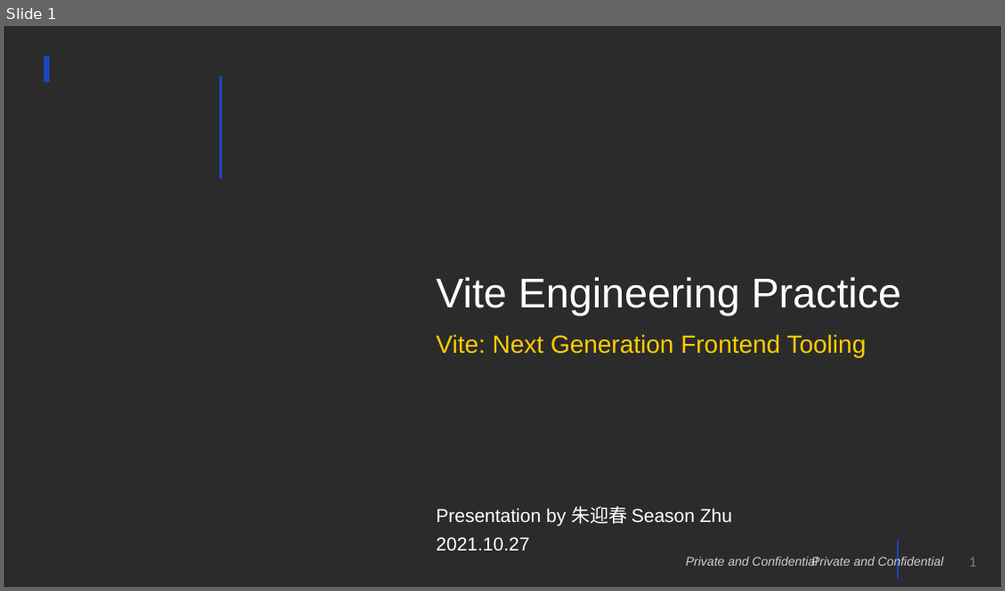
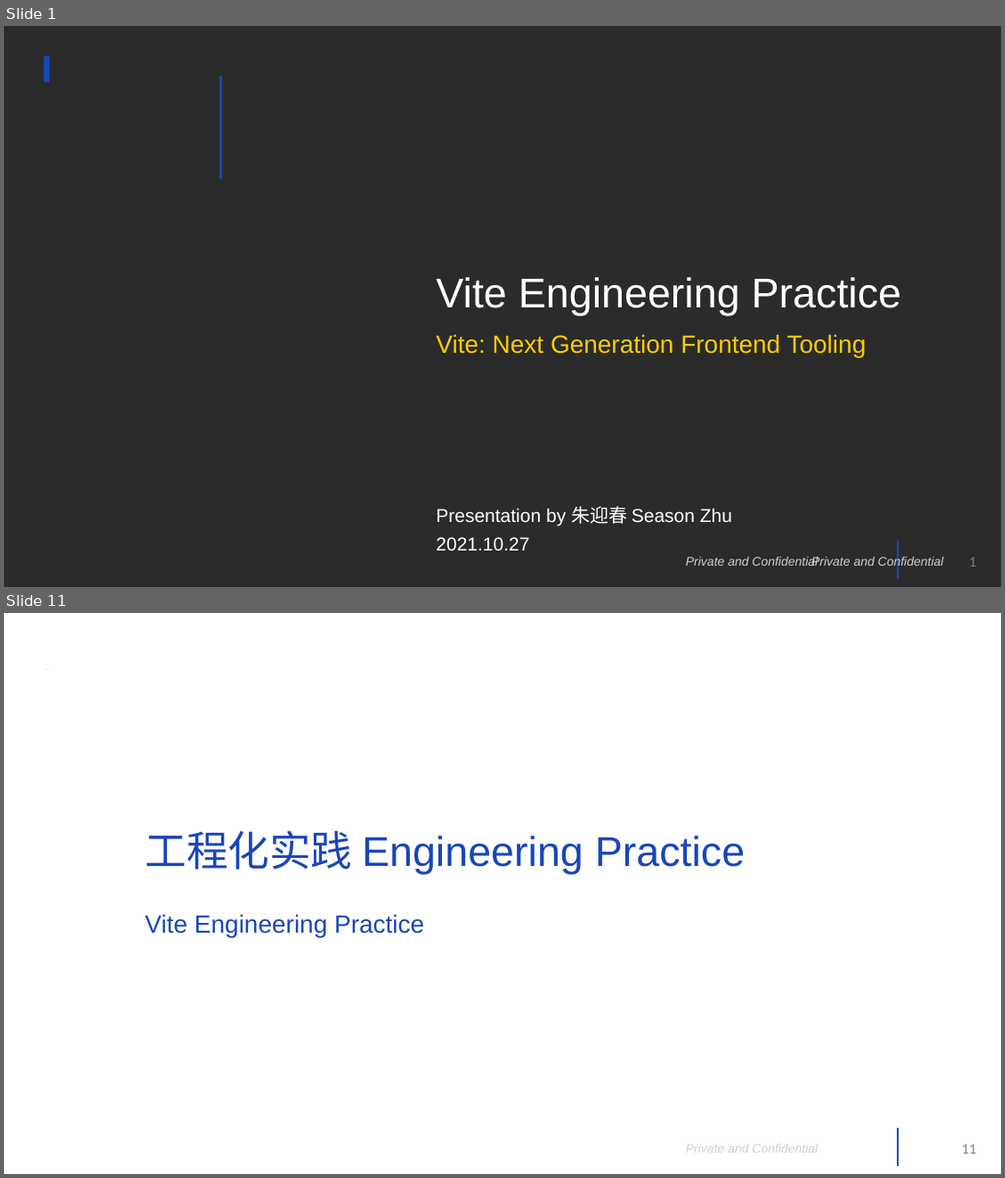
Before and after one commit to season19840122/Course, a slide deck: Vite2 项目工程化和原理剖析/Vite Engineering Practice.pptx. Shown one above the other, each under a label of ours: slide 1 before the commit, slides 1 and 11 after it; the slides between them are not shown. The pictures are 1005x591 and 1005x1178 pixels, drawn with LibreOffice and Linux fonts; fonts in the diff are those of the drawing; background and template pictures are left out; a plain dark background stands for a picture behind light text. Boxes give left, top, right and bottom in pixels: in the first picture for what was removed or moved away, otherwise in the second. Text is boxed around its words. In the diff, an @@ line names an element or a change of style, - is before the commit and + after.

Commit message:
update Vite 工程化实践.pptx and vite-engineering-practice project

```diff
--- a/Vite2 项目工程化和原理剖析/Vite Engineering Practice.pptx
+++ b/Vite2 项目工程化和原理剖析/Vite Engineering Practice.pptx
@@ slide 11 added at <box>4,613,1001,1174</box>, background picture (left out); not listed: 4 template elements that a slide beside it also shows @@
@@ rectangle added at <box>4,636,59,669</box>, fill #FFFFFF @@
@@ rectangle added at <box>841,629,1001,730</box>, fill #FFFFFF @@
@@ title added at <box>145,830,744,874</box>, 40 pt, text #1846BA @@
+工程化实践 Engineering Practice
@@ text added at <box>145,914,424,937</box>, 24 pt, text #1846BA @@
+Vite Engineering Practice
```
Also in this commit, not shown: 1 slide changed, 20 other slides added, 9 slides removed, 39 other files.
